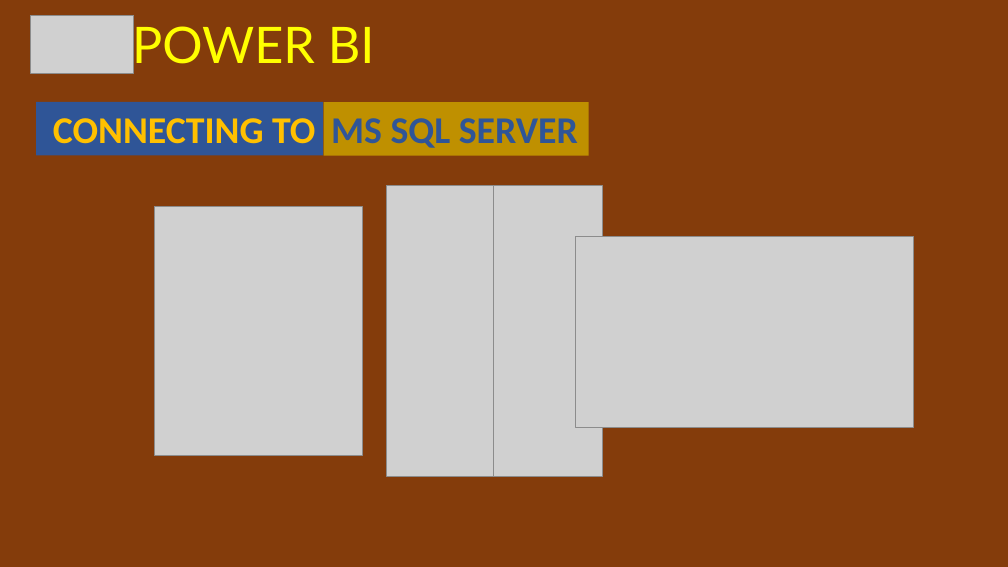
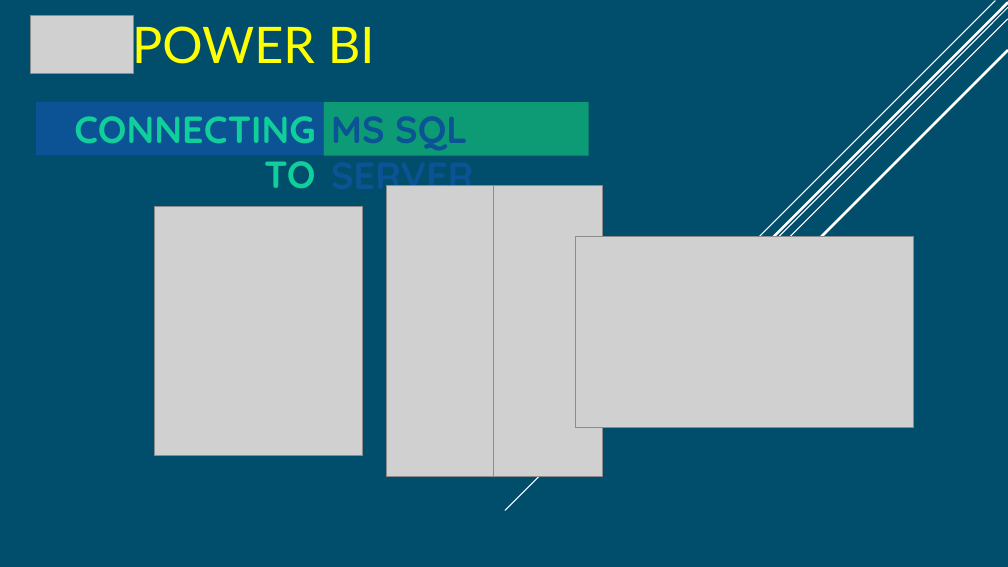
Before and after one commit to 13vInAyS/-Bank-Loan-Analysis-Project-SQL-SERVER-MANAGEMENT-STUDIO-Power-BI-Excel, a slide deck: slide 5 of Bank Loan PPT Power BI.pptx. Drawn at 1008x567 pixels with LibreOffice and Linux fonts; fonts in the diff are those of the drawing; grey boxes stand for pictures. Boxes give left, top, right and bottom in pixels: in the first picture for what was removed or moved away, otherwise in the second. Text is boxed around its words. In the diff, an @@ line names an element or a change of style, - is before the commit and + after.

```diff
--- a/Bank Loan PPT Power BI.pptx
+++ b/Bank Loan PPT Power BI.pptx
@@ background #843C0B to #004E6C @@
@@ line added from (1008, 8) to (505, 510), #FFFFFF 1 pt @@
@@ line added from (1008, 19) to (598, 429), #FFFFFF 1 pt @@
@@ line added from (1008, 3) to (606, 404), #FFFFFF 2.5 pt @@
@@ line added from (995, 1) to (681, 316), #FFFFFF 1 pt @@
@@ line added from (1008, 51) to (649, 410), #FFFFFF 2.5 pt @@
@@ rectangle "CONNECTING TO" at bbox=[36, 102, 324, 156]: font Calibri to Quicksand, text colour #FFC000 to #10CF9B; fill #2F5597 to #0B5394 @@
@@ rectangle "MS SQL SERVER" at bbox=[324, 102, 588, 156]: font Calibri to Quicksand, text colour #2F5597 to #0B5394; fill #BF9000 to #0C9B74 @@
```
Also in this commit, not shown: 12 other slides changed.
